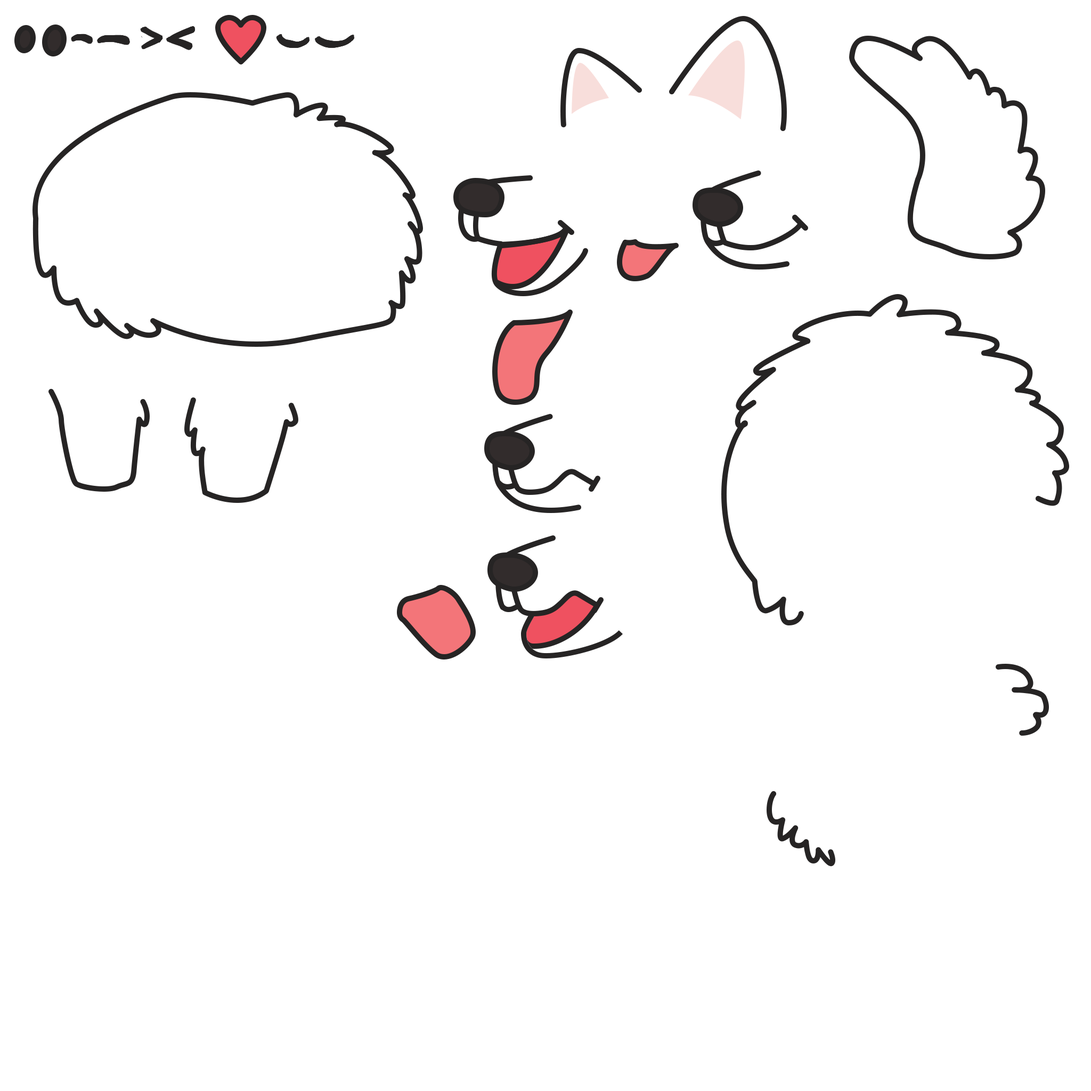
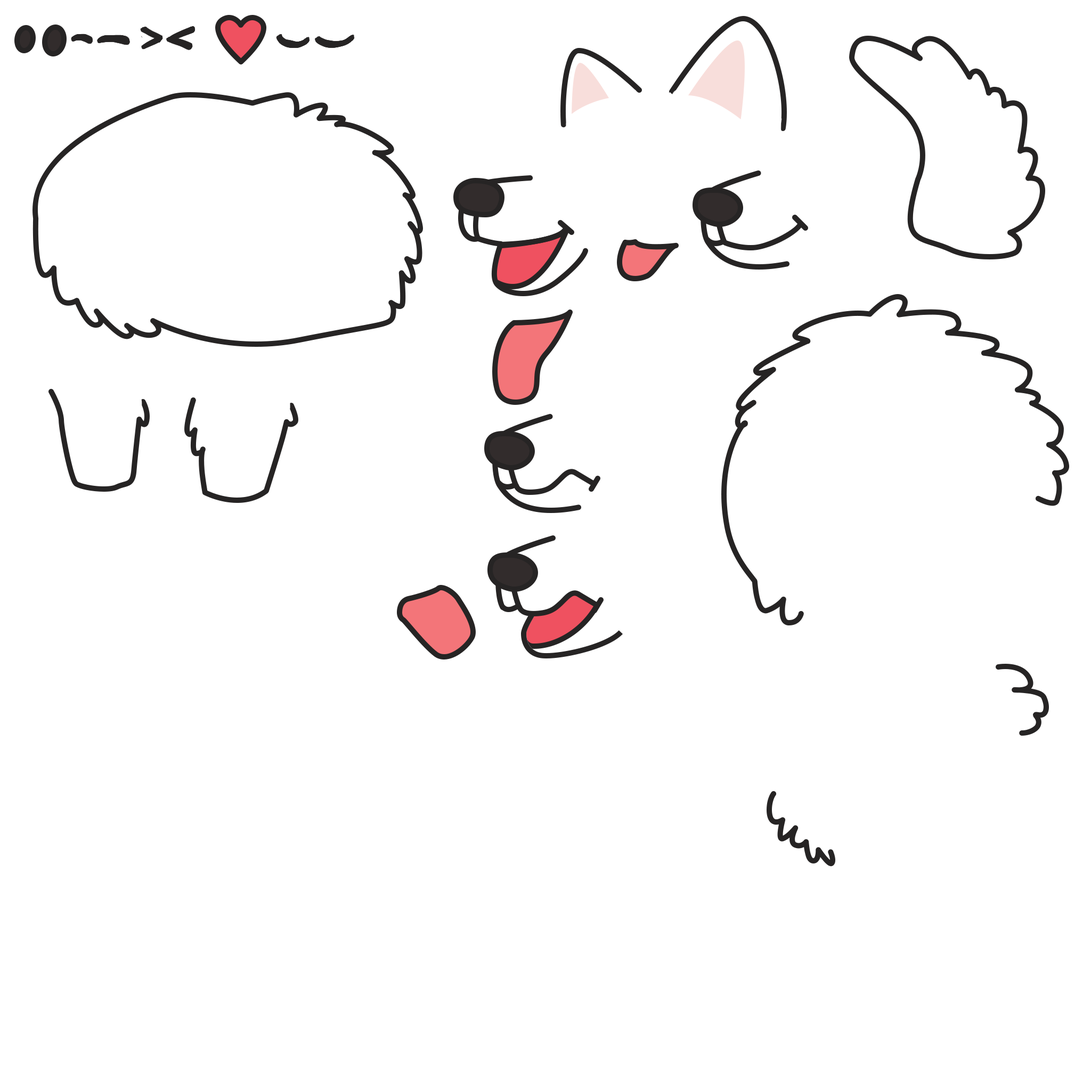
Two versions of the same layered image (1091×1091). Layer-by-layer changes:
added layer "Layer 10" in group "samoyed" over [669, 89, 783, 131]
added layer "Layer 7" in group "samoyed" over [195, 398, 291, 410]
added layer "Layer 8" in group "samoyed" over [140, 399, 143, 407]
added layer "Layer 9" in group "samoyed" over [565, 89, 640, 127]
